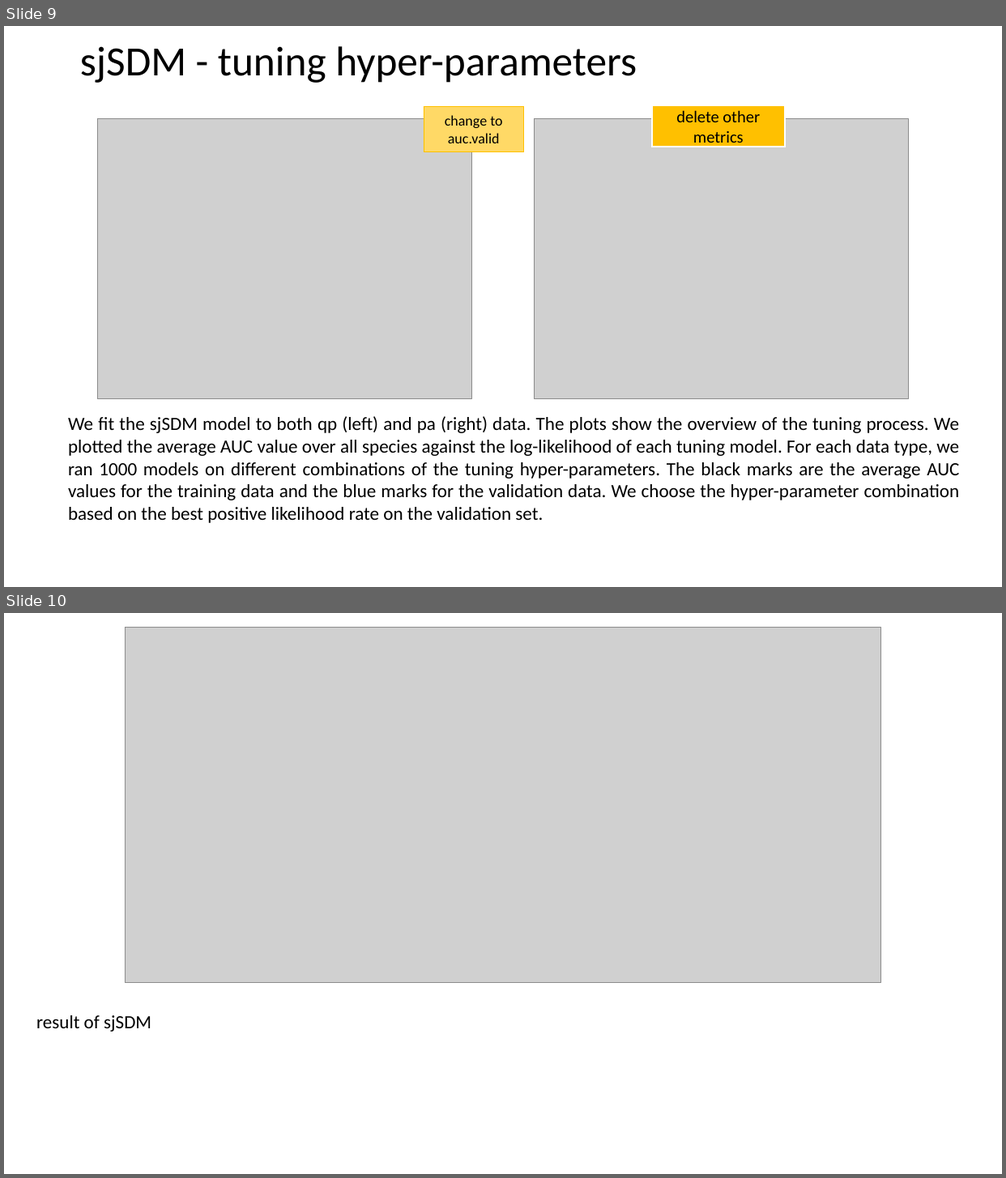
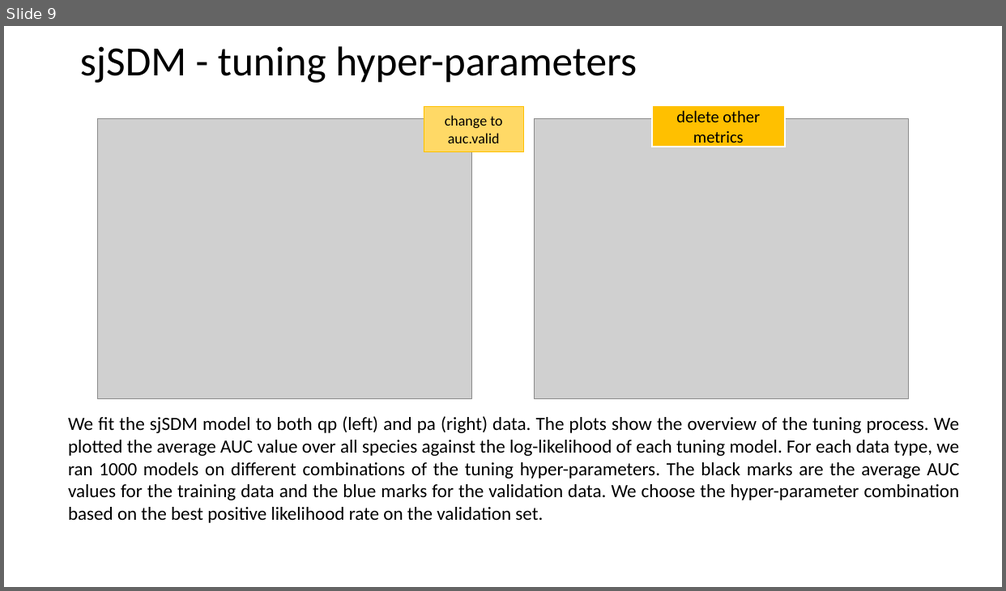
Before and after one commit to dougwyu/HJA_analyses_Kelpie, a slide deck: HJA_sjSDM_paper/misc_presentations/HJA Experiment Forest.ppt. Shown one above the other, each under a label of ours: slides 9 and 10 before the commit, slide 9 after it. The pictures are 1006x1178 and 1006x591 pixels, drawn with LibreOffice and Linux fonts; fonts in the diff are those of the drawing; grey boxes stand for pictures. Boxes give left, top, right and bottom in pixels: in the first picture for what was removed or moved away, otherwise in the second. Text is boxed around its words. In the diff, an @@ line names an element or a change of style, - is before the commit and + after.

```diff
--- a/HJA_sjSDM_paper/misc_presentations/HJA Experiment Forest.ppt
+++ b/HJA_sjSDM_paper/misc_presentations/HJA Experiment Forest.ppt
@@ slide 10 removed at (4, 613, 1002, 1174), background #FFFFFF @@
@@ picture removed at (126, 628, 880, 983) @@
@@ text removed at (36, 1016, 151, 1032) @@
-result of sjSDM
```
Also in this commit, not shown: 1 slide changed, 3 slides added, 2 other slides removed.
